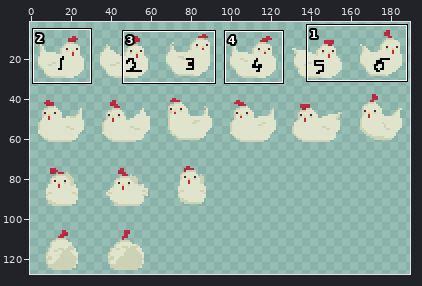
One commit to this sprite sheet: img/chicken2.png. The picture above shows the old version from afar; the outline marks the close-up.
Close-up. Old version:
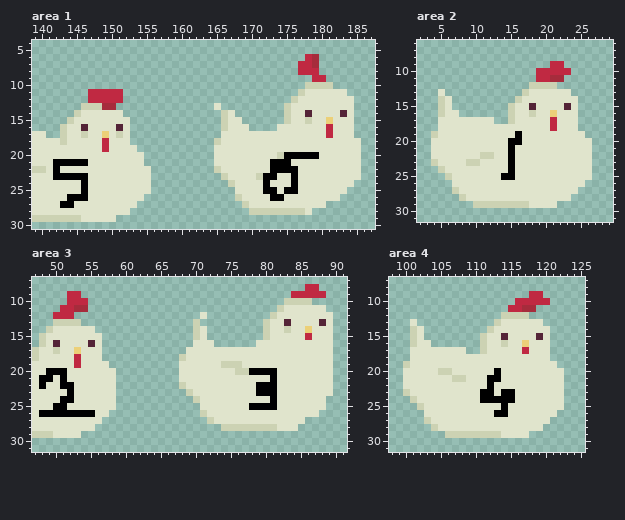
The file is 192x128 pixels. Shown: area 1: x 139..187, y 4..30; area 2: x 2..29, y 6..31; area 3: x 47..91, y 7..31; area 4: x 98..125, y 7..31. The wide view leaves out empty margins.
New version:
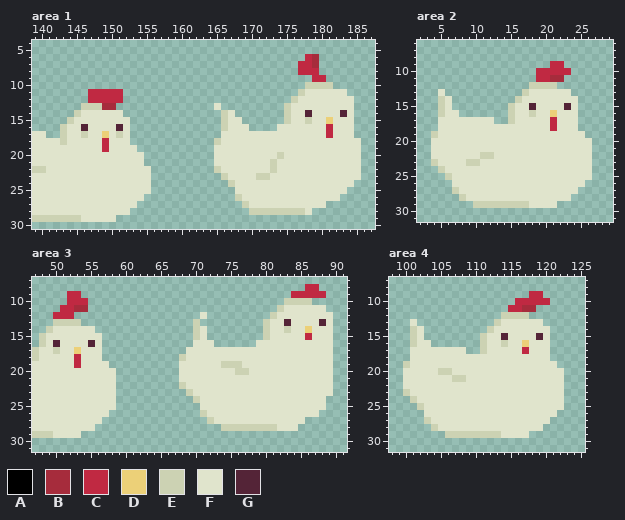
Palette (. is transparent): A #000000  B #a62c3c  C #c02942  D #ecd078  E #ccd2b3  F #e0e4cc  G #542437
Message: Remove numbers from chicken2.png
From old to new:
Area 1:
y 20: x 175..179 AAAAA -> FFFFF
y 21: x 142..146 AAAAA -> FFFFF; x 173..175 AAA -> EFF
y 22: x 142 A -> F; x 173..176 AAAA -> EFFF
y 23: x 142..146 AAAAA -> FFFFF; x 172..173 AA -> EF; x 176 A -> F
y 24: x 146 A -> F; x 172 A -> F; x 176 A -> F
y 25: x 146 A -> F; x 172..173 AA -> FF; x 175..176 AA -> FF
y 26: x 144..146 AAA -> FFF; x 173..174 AA -> FF
y 27: x 143..144 AA -> FF
Area 2:
y 19: x 16 A -> F
y 20: x 15..16 AA -> FF
y 21..24: x 15 A -> F
y 25: x 14..15 AA -> FF
Area 3:
y 20: x 49..51 AAA -> FFF; x 78..81 AAAA -> FFFF
y 21: x 48..49 AA -> FF; x 51 A -> F; x 81 A -> F
y 22: x 48 A -> F; x 51..52 AA -> FF; x 79..81 AAA -> FFF
y 23: x 52 A -> F; x 79..81 AAA -> FFF
y 24: x 51..52 AA -> FF; x 81 A -> F
y 25: x 50..51 AA -> FF; x 78..81 AAAA -> FFFF
y 26: x 48..55 AAAAAAAA -> FFFFFFFF
Area 4:
y 20: x 113 A -> F
y 21: x 112..113 AA -> FF
y 22: x 112 A -> F
y 23: x 111..112 AA -> FF; x 114..115 AA -> FF
y 24: x 111..115 AAAAA -> FFFFF
y 25: x 114 A -> F
y 26: x 113..114 AA -> FF
